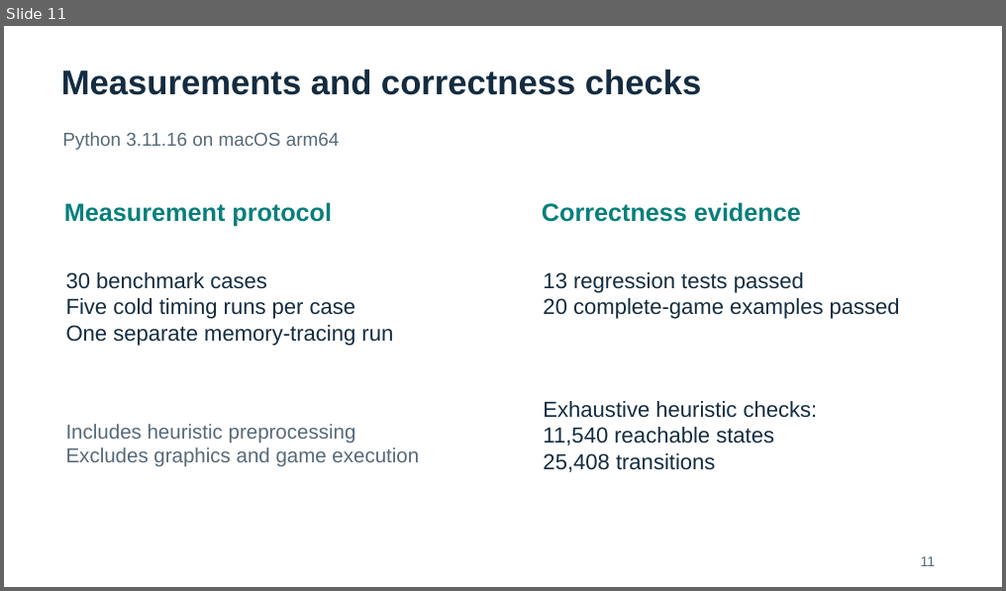
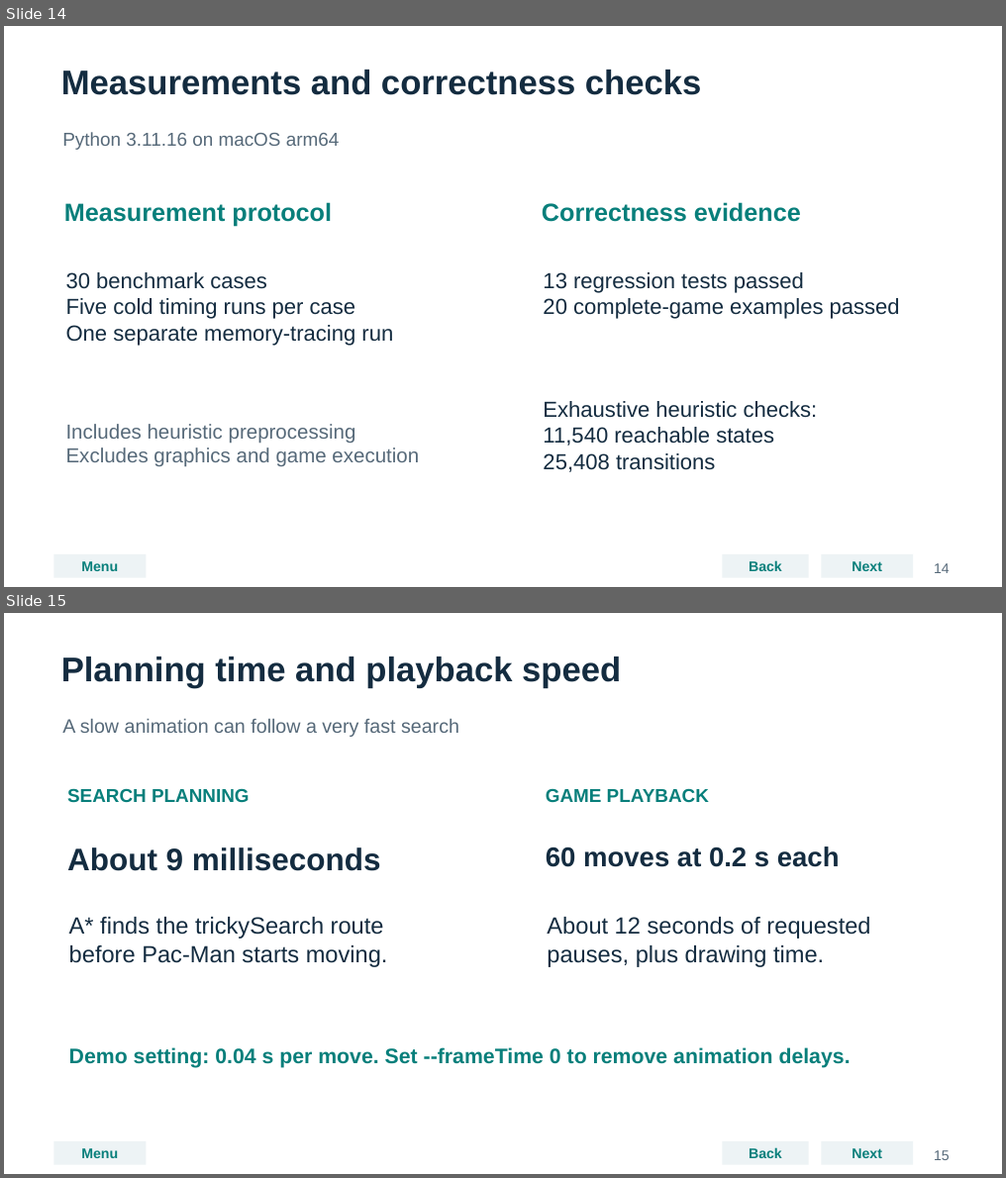
Before and after one commit to maitreya-v/AI_project_1, a slide deck: Project01_PacMan_Presentation.pptx. Shown one above the other, each under a label of ours: slide 11 before the commit, slides 14 and 15 after it. The pictures are 1006x591 and 1006x1178 pixels, drawn with LibreOffice and Linux fonts; fonts in the diff are those of the drawing. Boxes give left, top, right and bottom in pixels: in the first picture for what was removed or moved away, otherwise in the second. Text is boxed around its words. In the diff, an @@ line names an element or a change of style, - is before the commit and + after.

```diff
--- a/Project01_PacMan_Presentation.pptx
+++ b/Project01_PacMan_Presentation.pptx
@@ slide 15 added at box(4, 613, 1002, 1174), background #FFFFFF @@
@@ text added at box(61, 657, 621, 689), 33 pt, text #142C40, bold @@
+Planning time and playback speed
@@ text added at box(62, 719, 459, 737), 18.8 pt, text #566979 @@
+A slow animation can follow a very fast search
@@ text added at box(67, 788, 250, 803), 18 pt, text #087F7B, bold @@
+SEARCH PLANNING
@@ text added at box(546, 788, 709, 802), 18 pt, text #087F7B, bold @@
+GAME PLAYBACK
@@ text added at box(67, 848, 381, 871), 30 pt, text #142C40, bold @@
+About 9 milliseconds
@@ text added at box(546, 847, 840, 867), 26.2 pt, text #142C40, bold @@
+60 moves at 0.2 s each
@@ text added at box(69, 917, 388, 967), 22.5 pt, text #142C40 @@
+A* finds the trickySearch route
+before Pac-Man starts moving.
@@ text added at box(547, 917, 870, 967), 22.5 pt, text #142C40 @@
+About 12 seconds of requested
+pauses, plus drawing time.
@@ text added at box(69, 1048, 850, 1068), 20.2 pt, text #087F7B, bold @@
+Demo setting: 0.04 s per move. Set --frameTime 0 to remove animation delays.
@@ rectangle added at box(54, 1142, 147, 1164), fill #EDF3F5, 13.5 pt, text #087F7B, bold @@
+Menu
@@ rectangle added at box(722, 1142, 809, 1164), fill #EDF3F5, 13.5 pt, text #087F7B, bold @@
+Back
@@ rectangle added at box(822, 1142, 914, 1164), fill #EDF3F5, 13.5 pt, text #087F7B, bold @@
+Next
@@ text added at box(934, 1151, 949, 1160), 13.5 pt, text #566979 @@
+15
@@ what was slide 11 is now slide 14 @@
@@ slide 14 changed as well @@
@@ rectangle added at box(54, 555, 147, 577), fill #EDF3F5, 13.5 pt, text #087F7B, bold @@
+Menu
@@ rectangle added at box(722, 555, 809, 577), fill #EDF3F5, 13.5 pt, text #087F7B, bold @@
+Back
@@ rectangle added at box(822, 555, 914, 577), fill #EDF3F5, 13.5 pt, text #087F7B, bold @@
+Next
@@ text removed at box(921, 557, 936, 567) @@
-11
@@ text added at box(934, 564, 949, 573), 13.5 pt, text #566979 @@
+14
```
Also in this commit, not shown: 11 other slides changed, 7 other slides added, 1 other file.
